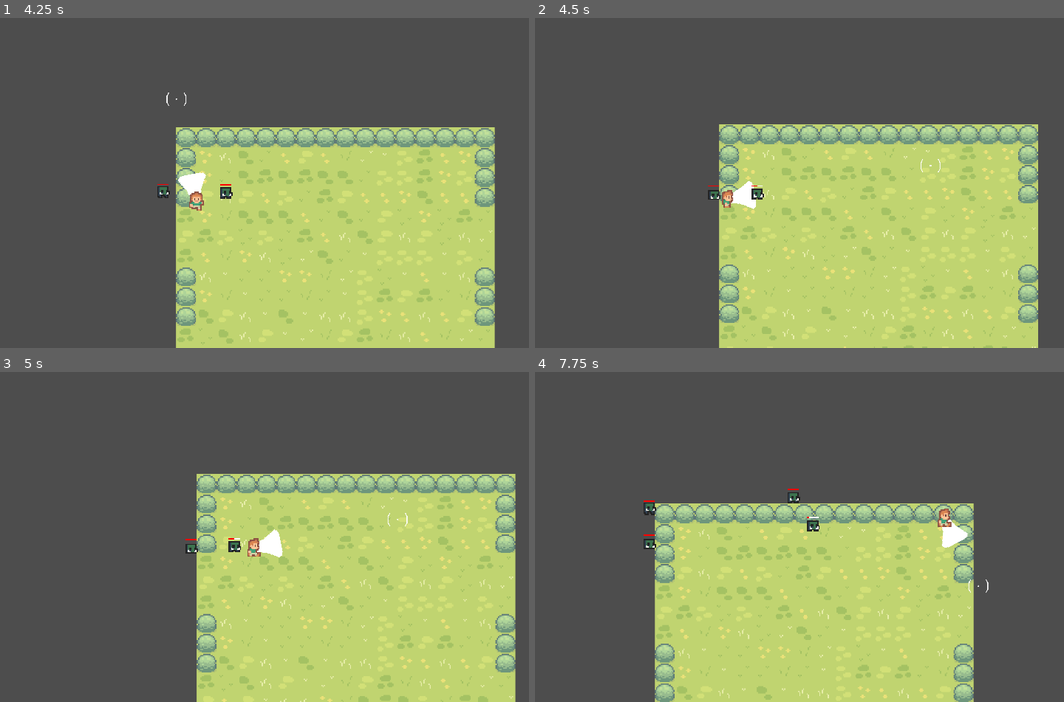
Above: before the commit, frames 1-4 (two rows, left to right).
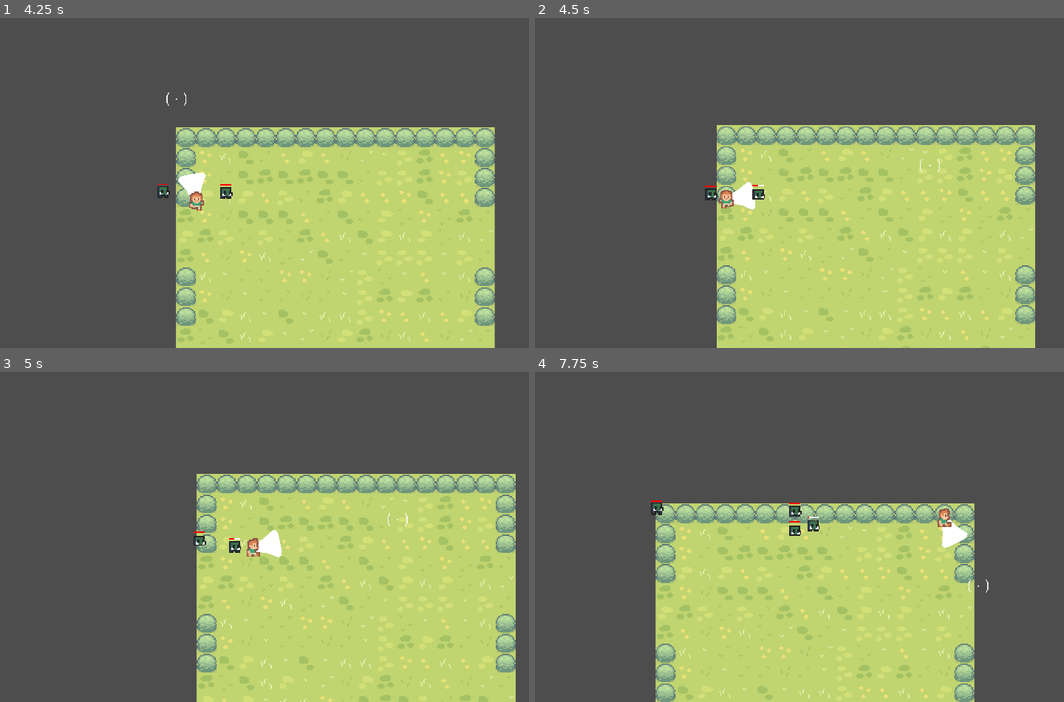
Above: after the commit, the same moments.

Repository: karsrc/5henanigans
Game: Godot game, scene res://main.tscn
Two runs of this game, one before a commit and one after it. Both use one fixed random seed, a clock stepped at 60 frames per second and the inputs below.
Inputs (mouse positions are in pixels of both pictures, inside the frame that each line leads up to):
- Up to frame 1 (4.25 s): tap Enter at 0.5 s; move the mouse to (238, 249) at 0.52 s; press the mouse at (238, 249) at 0.53 s; hold W (move_up) 0.53-2.03 s; move the mouse to (444, 232) at 1.27 s; release the mouse at (444, 232) at 1.28 s; tap Alt at 1.35, 3.6 s; move the mouse to (89, 133) at 2.02 s; hold A (move_left) 2.03-3.53 s; tap Shift at 2.1 s; move the mouse to (296, 183) at 2.77 s; click (296, 183) at 2.85 s; move the mouse to (174, 100) at 3.52 s; hold S (move_down) from 3.53 s (still down); tap 3 (skill_3) at 4.15 s
- Up to frame 2 (4.5 s): move the mouse to (931, 166) at 4.27 s; release S (move_down) at 4.28 s; hold D (move_right) from 4.28 s (still down); tap Shift at 4.35 s
- Up to frame 3 (5 s): keep holding D (move_right)
- Up to frame 4 (7.75 s): move the mouse to (683, 553) at 5.02 s; release D (move_right) at 5.03 s; press the mouse at (683, 553) at 5.03 s; hold W (move_up) 5.03-5.78 s; move the mouse to (857, 464) at 5.77 s; release the mouse at (857, 464) at 5.78 s; hold D (move_right) from 5.78 s (still down); tap Alt at 5.85 s; move the mouse to (773, 603) at 6.52 s; tap Shift at 6.6 s; move the mouse to (979, 586) at 7.27 s; click (979, 586) at 7.35 s

Frame 1 is identical in both runs. In frame 2, 6.9% of the frame differs, in the area x 32-96%, y 32-100%; in frame 3, 0.6%; in frame 4, 2.5%.

Commit message:
Fix collision masks and add leap knockback
Adjust collision layers/masks and leap behavior to fix collision interactions and add a shove effect. Changes:
- player.gd: temporarily disable collision mask 2 during perform_leap(), re-enable after; trigger hit stop on hits; add short-range shove (move_and_collide) to nearby enemies when leaping.
- player.tscn: set Player collision_mask to 3 and AttackArea collision_mask to 2 to correct collision targeting.
- curse.tscn: set Curse collision_mask to 4, move/re-add the RectangleShape2D collision shape under the main node, and remove the explicit DamageAura mask so Area2D uses intended defaults.
These changes prevent self-collision/friendly-fire during the leap, ensure enemies are knocked back and hit registration behaves correctly, and align scene collision masks for expected interactions.

Diff:
--- a/curse.tscn
+++ b/curse.tscn
@@ -56,9 +56,6 @@
 "speed": 10.0
 }]
 
-[sub_resource type="RectangleShape2D" id="RectangleShape2D_63m02"]
-size = Vector2(27, 9)
-
 [sub_resource type="CircleShape2D" id="CircleShape2D_oqnd0"]
 radius = 42.0119
 
@@ -68,8 +65,12 @@
 [sub_resource type="StyleBoxFlat" id="StyleBoxFlat_653ly"]
 bg_color = Color(1, 0, 0, 1)
 
+[sub_resource type="RectangleShape2D" id="RectangleShape2D_63m02"]
+size = Vector2(27, 9)
+
 [node name="Curse" type="CharacterBody2D" unique_id=237278958 groups=["enemy"]]
 collision_layer = 7
+collision_mask = 4
 script = ExtResource("1_dswov")
 
 [node name="AnimatedSprite2D" type="AnimatedSprite2D" parent="." unique_id=84790911]
@@ -78,12 +79,7 @@
 animation = &"idle"
 autoplay = "idle"
 
-[node name="CollisionShape2D" type="CollisionShape2D" parent="." unique_id=1259001487]
-position = Vector2(1.5, 19.5)
-shape = SubResource("RectangleShape2D_63m02")
-
 [node name="DamageAura" type="Area2D" parent="." unique_id=975537963]
-collision_mask = 2
 
 [node name="CollisionShape2D" type="CollisionShape2D" parent="DamageAura" unique_id=690418280]
 position = Vector2(2, 9)
@@ -98,4 +94,8 @@
 theme_override_styles/fill = SubResource("StyleBoxFlat_653ly")
 show_percentage = false
 
+[node name="CollisionShape2D" type="CollisionShape2D" parent="." unique_id=1759117696]
+position = Vector2(1.5, 19.5)
+shape = SubResource("RectangleShape2D_63m02")
+
 [connection signal="body_entered" from="DamageAura" to="." method="_on_damage_aura_body_entered"]
--- a/player.gd
+++ b/player.gd
@@ -155,6 +155,8 @@
 	current_combo = 0
 	combo_target = null
 
+	set_collision_mask_value(2, false)
+
 	var dash_direction = global_position.direction_to(get_global_mouse_position())
 	velocity = dash_direction * leap_speed
 	current_leap_cooldown = leap_cooldown
@@ -173,16 +175,25 @@
 				if not enemies_hit.has(body):
 					print("Smashed through an enemy!")
 					body.take_damage(leap_damage)
-
-
 					enemies_hit.append(body)
-					hit_someone = true
+					trigger_hit_stop()
 
 	velocity = Vector2.ZERO
+
+	var all_enemies = get_tree().get_nodes_in_group("enemy")
+	for enemy in all_enemies:
+		var distance = global_position.distance_to(enemy.global_position)
+		if distance < 40:
+
+			var shove_direction = global_position.direction_to(enemy.global_position)
+			if shove_direction == Vector2.ZERO:
+				shove_direction = Vector2(1, 0)
+			enemy.move_and_collide(shove_direction * 45)
 
 	if hit_someone:
 		print("Leap crashed into an enemy!")
 		trigger_hit_stop()
+	set_collision_mask_value(2, true)
 
 	is_using_skill = false
 func perform_barrage():
--- a/player.tscn
+++ b/player.tscn
@@ -95,7 +95,7 @@
 size = Vector2(8, 3)
 
 [node name="Player" type="CharacterBody2D" unique_id=357666152 groups=["player"]]
-collision_layer = 2
+collision_mask = 3
 script = ExtResource("1_onrkg")
 
 [node name="AimPivot" type="Marker2D" parent="." unique_id=317574860]
@@ -106,7 +106,7 @@
 texture = ExtResource("2_sweqy")
 
 [node name="AttackArea" type="Area2D" parent="AimPivot" unique_id=229833270]
-collision_mask = 4
+collision_mask = 2
 script = ExtResource("3_2hs0m")
 
 [node name="CollisionShape2D" type="CollisionShape2D" parent="AimPivot/AttackArea" unique_id=1169180591]
